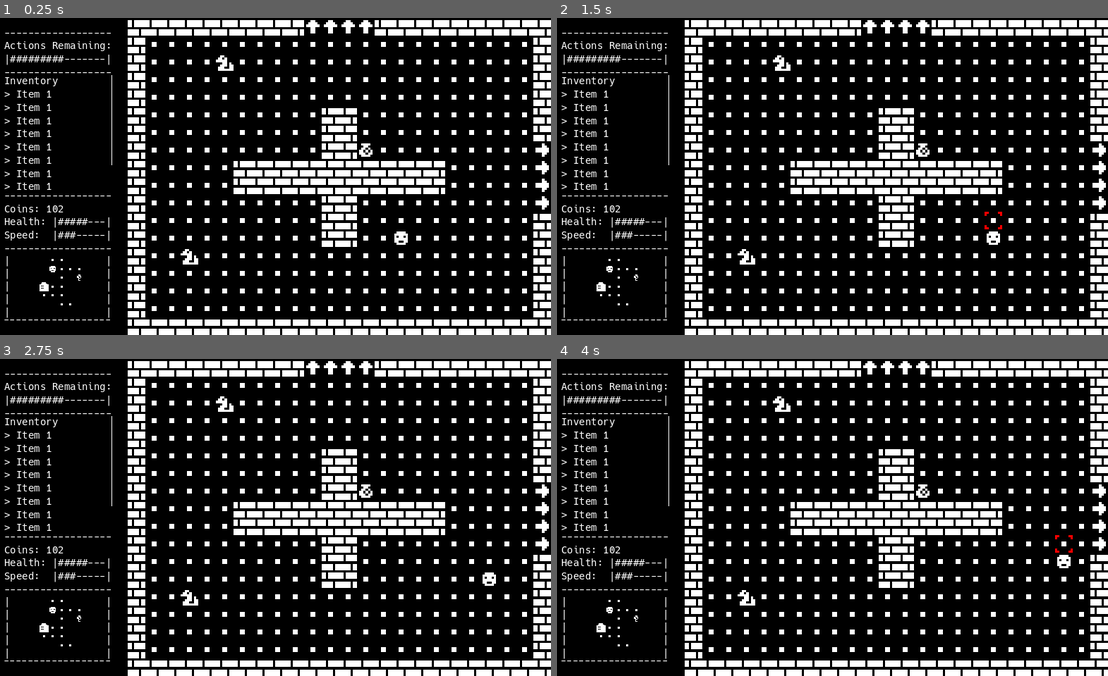
Above: before the commit, frames 1-4 (two rows, left to right).
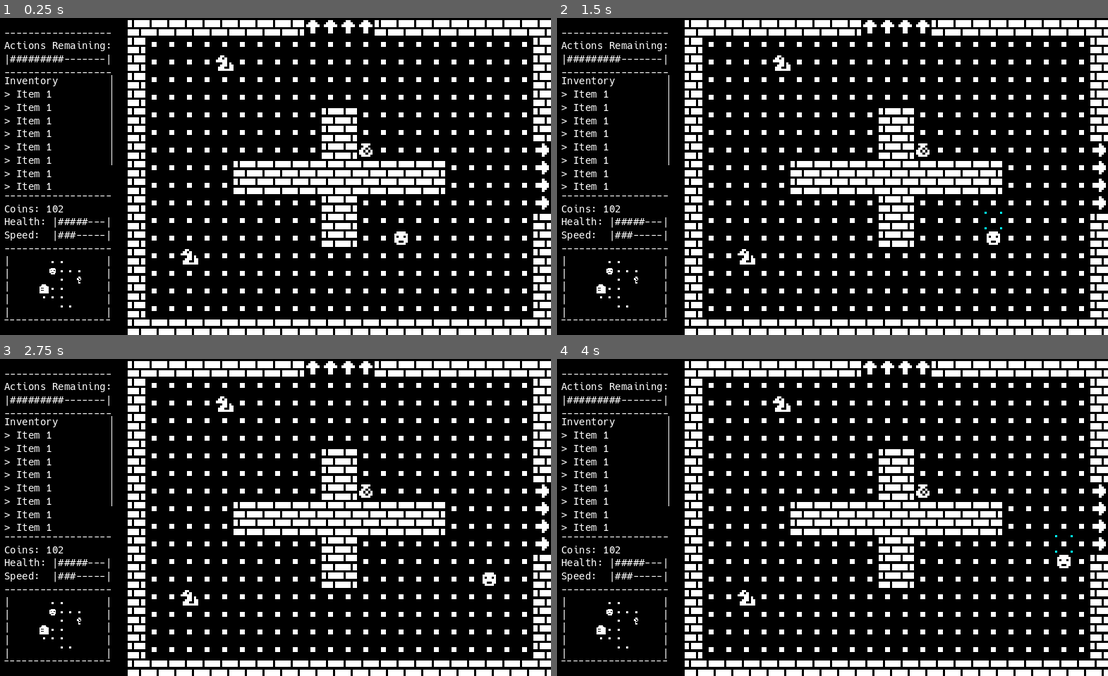
Above: after the commit, the same moments.

Repository: youssefevan/ITCS-5232
Game: Godot game, scene res://scenes/world.tscn
Two runs of this game, one before a commit and one after it. Both use one fixed random seed, a clock stepped at 60 frames per second and the inputs below.
Inputs:
- Up to frame 1 (0.25 s): no input
- Up to frame 2 (1.5 s): tap Enter at 0.5 s; hold D (right) 0.53-1.28 s; tap Space (attack) at 0.6, 1.25, 1.35 s; hold S (down) from 1.28 s (still down)
- Up to frame 3 (2.75 s): tap Enter at 2 s; release S (down) at 2.03 s; hold D (right) from 2.03 s (still down); tap Space (attack) at 2.1 s
- Up to frame 4 (4 s): release D (right) at 2.78 s; hold W (up) 2.78-3.53 s; tap Space (attack) at 2.85, 3.5, 3.6 s; hold A (left) from 3.53 s (still down)

The runs differ from the first frame. In frame 1, 0.1% of the frame differs, in the area x 7-15%, y 76-92%; in frame 2, 0.1%, in the area x 7-81%, y 61-92%; in frame 3, 0.1%; in frame 4, 0.1%.

Commit message:
Fixed level editor spawns

Diff:
--- a/itcs-5232/scenes/attack.tscn
+++ b/itcs-5232/scenes/attack.tscn
@@ -20,7 +20,6 @@
 collision_layer = 16
 collision_mask = 32
 script = ExtResource("1_5hlyf")
-color = Color(1, 0, 0, 1)
 
 [node name="Sprite" type="Sprite2D" parent="."]
 material = SubResource("ShaderMaterial_jbkhq")
--- a/itcs-5232/scenes/enemy.tscn
+++ b/itcs-5232/scenes/enemy.tscn
@@ -1,5 +1,6 @@
-[gd_scene load_steps=3 format=3 uid="uid://wb6y15mcmjxk"]
+[gd_scene load_steps=4 format=3 uid="uid://wb6y15mcmjxk"]
 
+[ext_resource type="Script" path="res://scripts/enemy.gd" id="1_6x0pf"]
 [ext_resource type="Texture2D" uid="uid://pflr6dfh4e1f" path="res://sprites/sprite.png" id="1_te88g"]
 
 [sub_resource type="CircleShape2D" id="CircleShape2D_df04u"]
@@ -8,6 +9,7 @@
 [node name="Enemy" type="Area2D"]
 collision_layer = 4
 collision_mask = 7
+script = ExtResource("1_6x0pf")
 
 [node name="Sprite" type="Sprite2D" parent="."]
 texture = ExtResource("1_te88g")
--- a/itcs-5232/scenes/game.tscn
+++ b/itcs-5232/scenes/game.tscn
@@ -21,6 +21,8 @@
 texture_region_size = Vector2i(8, 8)
 7:7/0 = 0
 7:7/0/physics_layer_0/polygon_0/points = PackedVector2Array(-4, -4, 4, -4, 4, 4, -4, 4)
+0:7/0 = 0
+0:7/0/physics_layer_0/polygon_0/points = PackedVector2Array(-4, -4, 4, -4, 4, 4, -4, 4)
 
 [sub_resource type="TileSet" id="TileSet_4fpm3"]
 tile_size = Vector2i(8, 8)
--- a/itcs-5232/scenes/world.tscn
+++ b/itcs-5232/scenes/world.tscn
@@ -151,16 +151,16 @@
 [node name="MinimapRender" type="SubViewportContainer" parent="HUD"]
 layout_mode = 2
 offset_left = 128.0
-offset_top = 208.0
+offset_top = 216.0
 offset_right = 384.0
-offset_bottom = 480.0
+offset_bottom = 472.0
 size_flags_vertical = 3
 stretch = true
 stretch_shrink = 4
 
 [node name="SubViewport" type="SubViewport" parent="HUD/MinimapRender"]
 handle_input_locally = false
-size = Vector2i(64, 68)
+size = Vector2i(64, 64)
 render_target_update_mode = 4
 
 [node name="Minimap" parent="HUD/MinimapRender/SubViewport" instance=ExtResource("3_civkx")]
--- a/itcs-5232/scripts/attack.gd
+++ b/itcs-5232/scripts/attack.gd
@@ -2,7 +2,9 @@
 class_name Attack
 
 var damage : int
-enum type {FIRE, ICE, MAGIC, NECROTIC}
+enum types {FIRE, ICE, MAGIC, NECROTIC}
+
+var type : types
 
 @export var color : Color
 
--- /dev/null
+++ b/itcs-5232/scripts/enemy.gd
@@ -0,0 +1,11 @@
+extends Area2D
+
+
+# Called when the node enters the scene tree for the first time.
+func _ready():
+	pass # Replace with function body.
+
+
+# Called every frame. 'delta' is the elapsed time since the previous frame.
+func _process(delta):
+	pass
--- a/itcs-5232/scripts/player.gd
+++ b/itcs-5232/scripts/player.gd
@@ -5,6 +5,13 @@
 @onready var attack_handler = $AttackHandler
 
 @export var attack_scene : PackedScene
+
+var colors = {
+	"fire": Color.RED,
+	"ice": Color.CYAN,
+	"magic": Color.MAGENTA,
+	"necrotic": Color.GREEN,
+}
 
 var tile_size = 8
 var animation_speed = 5
@@ -61,11 +68,13 @@
 
 func enter_attack():
 	attacking = true
+	active_inputs = []
 
 	var attack = attack_scene.instantiate()
+	attack.type = attack.types.ICE
+	attack.color = colors["ice"]
 	attack_handler.add_child(attack)
 	attack.position.y -= tile_size
-	attack.color = Color.RED
 
 func exit_attack():
 	attacking = false
Binary file changed: itcs-5232/sprites/sprite.png
